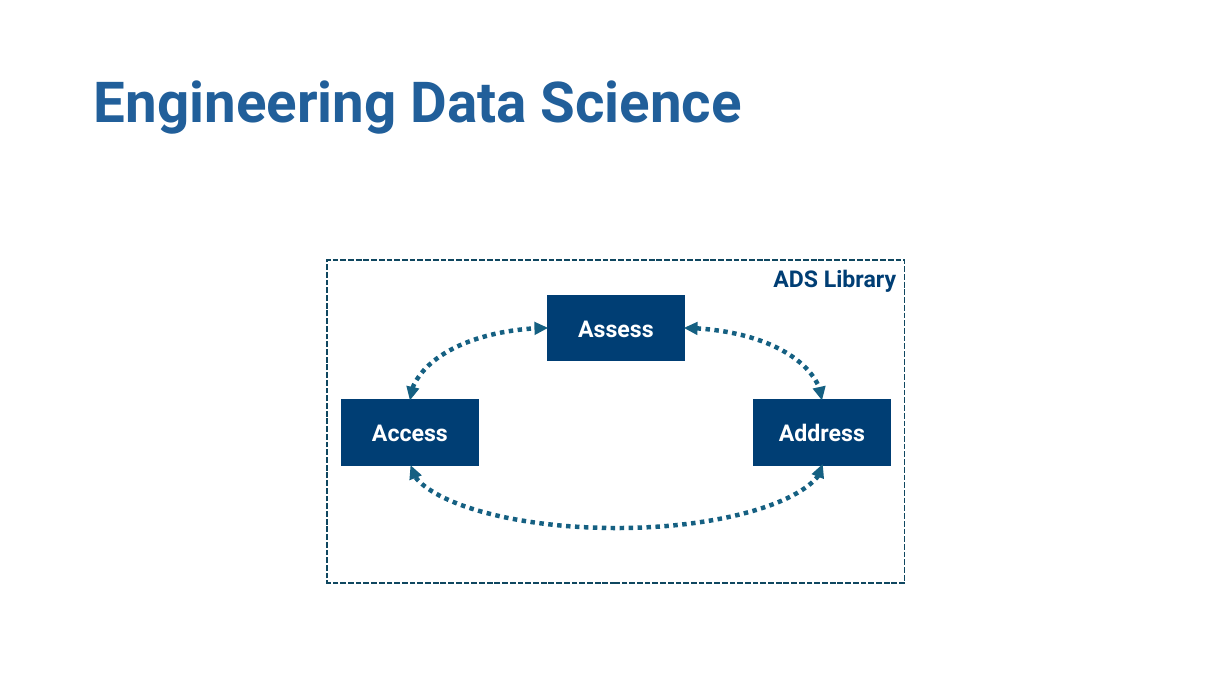
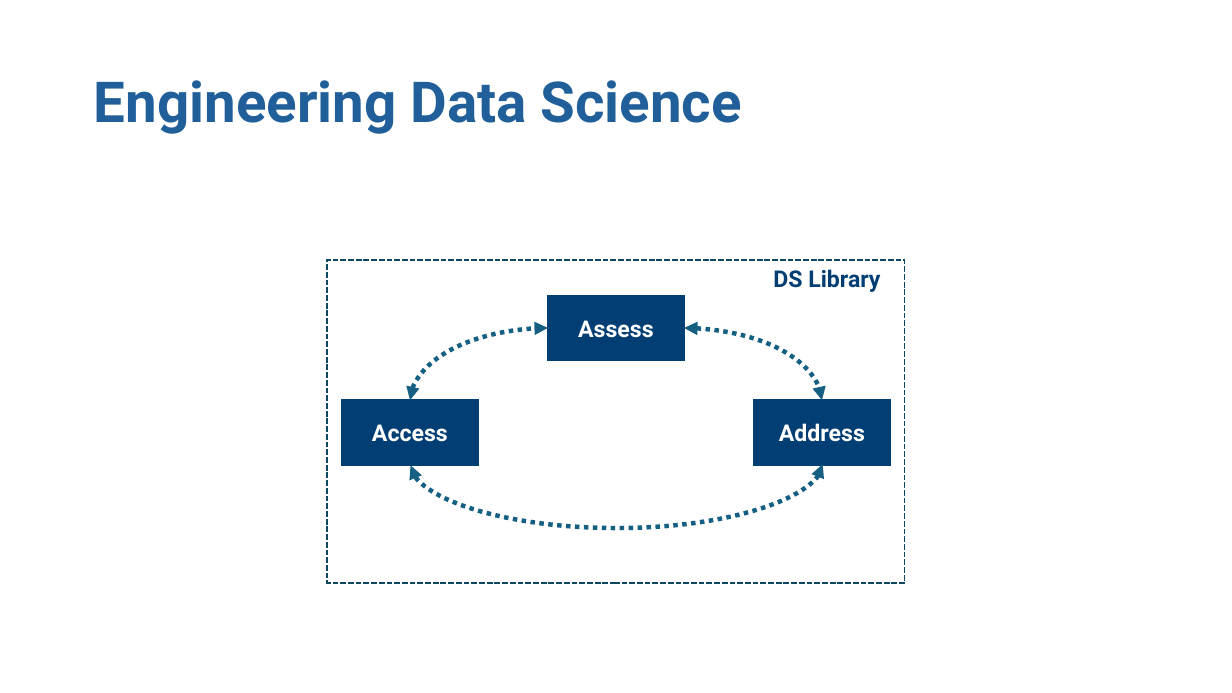
Before and after one commit to cabrerac/cabrerac.github.io, a slide deck: slide 39 of assets/slides/Engineering Data Science.pptx. Drawn at 1232x693 pixels with LibreOffice and Linux fonts; fonts in the diff are those of the drawing. Boxes give left, top, right and bottom in pixels: in the first picture for what was removed or moved away, otherwise in the second. Text is boxed around its words. In the diff, an @@ line names an element or a change of style, - is before the commit and + after.

```diff
--- a/assets/slides/Engineering Data Science.pptx
+++ b/assets/slides/Engineering Data Science.pptx
@@ rectangle added at (309,248,922,592), fill #FFFFFF, outline #FFFFFF 1.5 pt @@
@@ text at (773,269,880,292): text changed @@
-ADS Library
+DS Library
```
Also in this commit, not shown: 2 other slides changed, 3 other files.
